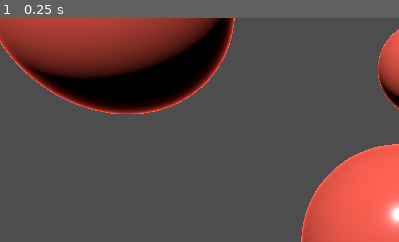
Above: before the commit, frame 1.
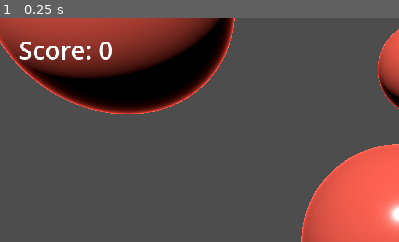
Above: after the commit, the same moment.

Repository: lnglaser/GodotMiniProjects
Game: Godot game, scene res://BalloonPopper/BalloonPopper.tscn
Two runs of this game, one before a commit and one after it. Both use one fixed random seed, a clock stepped at 60 frames per second and the inputs below. The project has no main scene, so this scene is started directly.
Inputs:
- Up to frame 1 (0.25 s): no input
The pictures show only the part of the screen within x 0-50%, y 0-50%; the shares and areas given below are measured in that part.

The runs differ from the first frame. In frame 1, 0.7% of the frame differs, in the area x 4-29%, y 10-19%.

Commit message:
next project - physics - add sprite and camera

Diff:
--- a/BalloonPopper/Balloon.gd
+++ b/BalloonPopper/Balloon.gd
@@ -1,8 +1,8 @@
 extends Area3D
 
 @export var clicks_to_pop : int = 3
-var size_increase : float = 0.2
-var score_to_give : int = 1
+@export var size_increase : float = 0.2
+@export var score_to_give : int = 1
 
 
 func _on_input_event(camera, event, position, normal, shape_idx):
--- a/BalloonPopper/BalloonManager.gd
+++ b/BalloonPopper/BalloonManager.gd
@@ -1,7 +1,8 @@
 extends Node3D
 
 var score : int = 0
+@export var score_text : Label
 
 func increase_score (amount):
 	score += amount
-	print(score)
+	score_text.text = str("Score: ",score)
--- a/BalloonPopper/BalloonPopper.tscn
+++ b/BalloonPopper/BalloonPopper.tscn
@@ -1,10 +1,14 @@
-[gd_scene load_steps=3 format=3 uid="uid://b6o2g2x5t1ups"]
+[gd_scene load_steps=4 format=3 uid="uid://b6o2g2x5t1ups"]
 
 [ext_resource type="Script" path="res://BalloonPopper/BalloonManager.gd" id="1_vqpcx"]
 [ext_resource type="PackedScene" uid="uid://bju26vt4oukqb" path="res://BalloonPopper/Balloon.tscn" id="2_oncpy"]
 
-[node name="Main" type="Node3D"]
+[sub_resource type="LabelSettings" id="LabelSettings_mk7np"]
+font_size = 36
+
+[node name="Main" type="Node3D" node_paths=PackedStringArray("score_text")]
 script = ExtResource("1_vqpcx")
+score_text = NodePath("ScoreText")
 
 [node name="Balloon" parent="." instance=ExtResource("2_oncpy")]
 clicks_to_pop = 5
@@ -29,3 +33,11 @@
 
 [node name="DirectionalLight3D" type="DirectionalLight3D" parent="."]
 transform = Transform3D(1, 0, 0, 0, 0.856033, 0.516922, 0, -0.516922, 0.856033, 0, 0.94043, 1.11516)
+
+[node name="ScoreText" type="Label" parent="."]
+offset_left = 27.0
+offset_top = 21.0
+offset_right = 252.0
+offset_bottom = 70.0
+text = "Score: 0"
+label_settings = SubResource("LabelSettings_mk7np")
--- /dev/null
+++ b/Physics/Physics.tscn
@@ -0,0 +1,19 @@
+[gd_scene load_steps=3 format=3 uid="uid://c1awpwc2s4ker"]
+
+[ext_resource type="Texture2D" uid="uid://0de5yfypgqxf" path="res://Physics/PhysicsCharacter.png" id="1_cbgsq"]
+
+[sub_resource type="RectangleShape2D" id="RectangleShape2D_ni5wp"]
+size = Vector2(18, 18)
+
+[node name="Main" type="Node2D"]
+
+[node name="Player" type="RigidBody2D" parent="."]
+
+[node name="Sprite" type="Sprite2D" parent="Player"]
+texture = ExtResource("1_cbgsq")
+
+[node name="CollisionShape2D" type="CollisionShape2D" parent="Player"]
+shape = SubResource("RectangleShape2D_ni5wp")
+
+[node name="Camera2D" type="Camera2D" parent="."]
+zoom = Vector2(2, 2)
--- a/project.godot
+++ b/project.godot
@@ -13,3 +13,7 @@
 config/name="GodotMiniProjects"
 config/features=PackedStringArray("4.0", "Forward Plus")
 config/icon="res://icon.svg"
+
+[rendering]
+
+textures/canvas_textures/default_texture_filter=0
Renamed: Godot Mini-Projects - Assets/Physics Project/Crate.png -> Physics/Crate.png
Not shown, changed: Physics/Crate.png.import
Renamed: Godot Mini-Projects - Assets/Physics Project/PhysicsCharacter.png -> Physics/PhysicsCharacter.png
Not shown, changed: Physics/PhysicsCharacter.png.import
